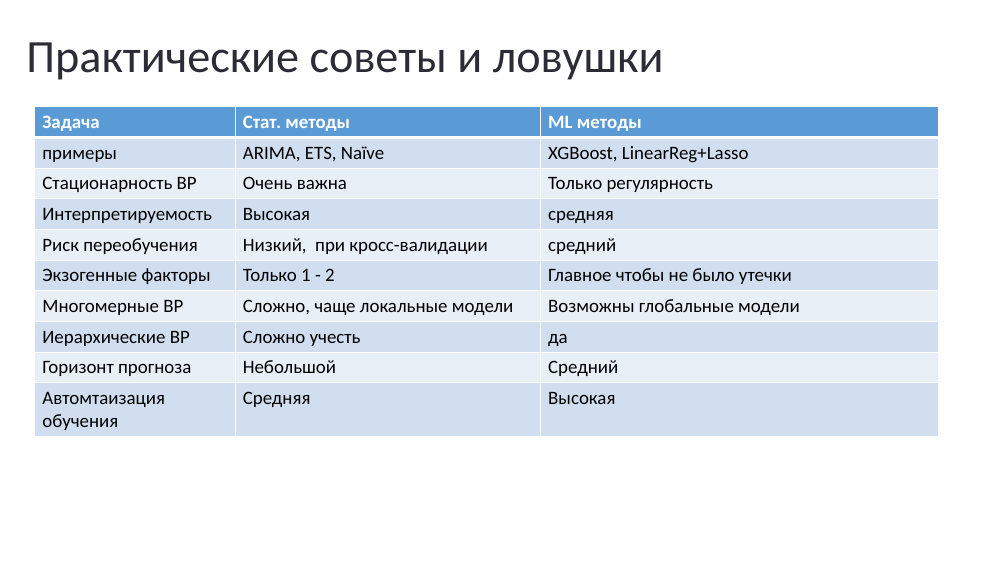
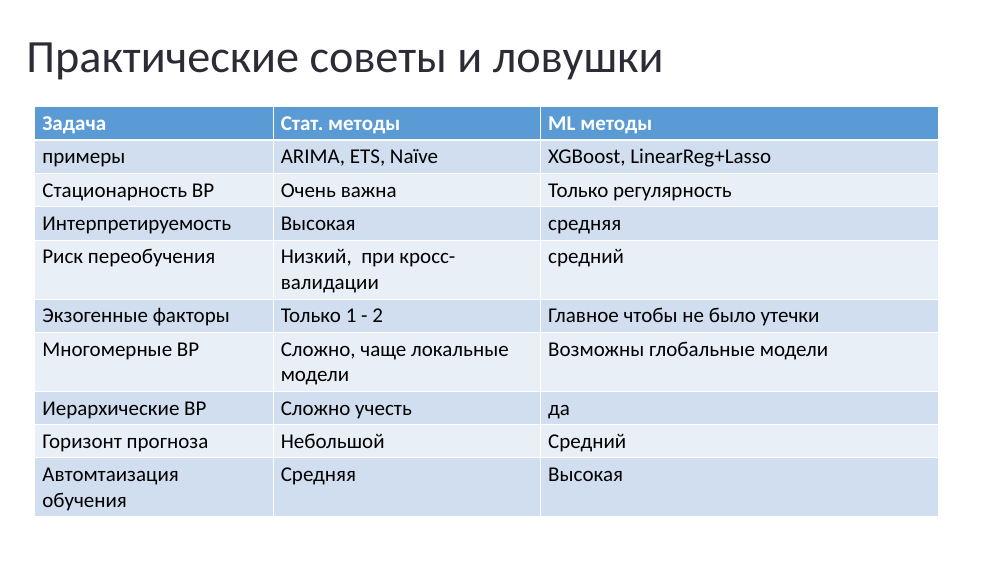
Before and after one commit to MVRonkin/TimeSeriesCourse, a slide deck: slide 18 of 2025/LEC/05-1 методы машинного обучения для анализа ВР.pptx (slide 17 before the commit). Drawn at 1008x567 pixels with LibreOffice and Linux fonts; fonts in the diff are those of the drawing. Boxes give left, top, right and bottom in pixels: in the first picture for what was removed or moved away, otherwise in the second. Text is boxed around its words. In the diff, an @@ line names an element or a change of style, - is before the commit and + after.

```diff
--- a/2025/LEC/05-1 методы машинного обучения для анализа ВР.pptx
+++ b/2025/LEC/05-1 методы машинного обучения для анализа ВР.pptx
@@ table at (35, 107, 938, 515) @@
@@ size 18 to 20 pt @@
```
Also in this commit, not shown: 2 other slides changed, 2 slides added.
